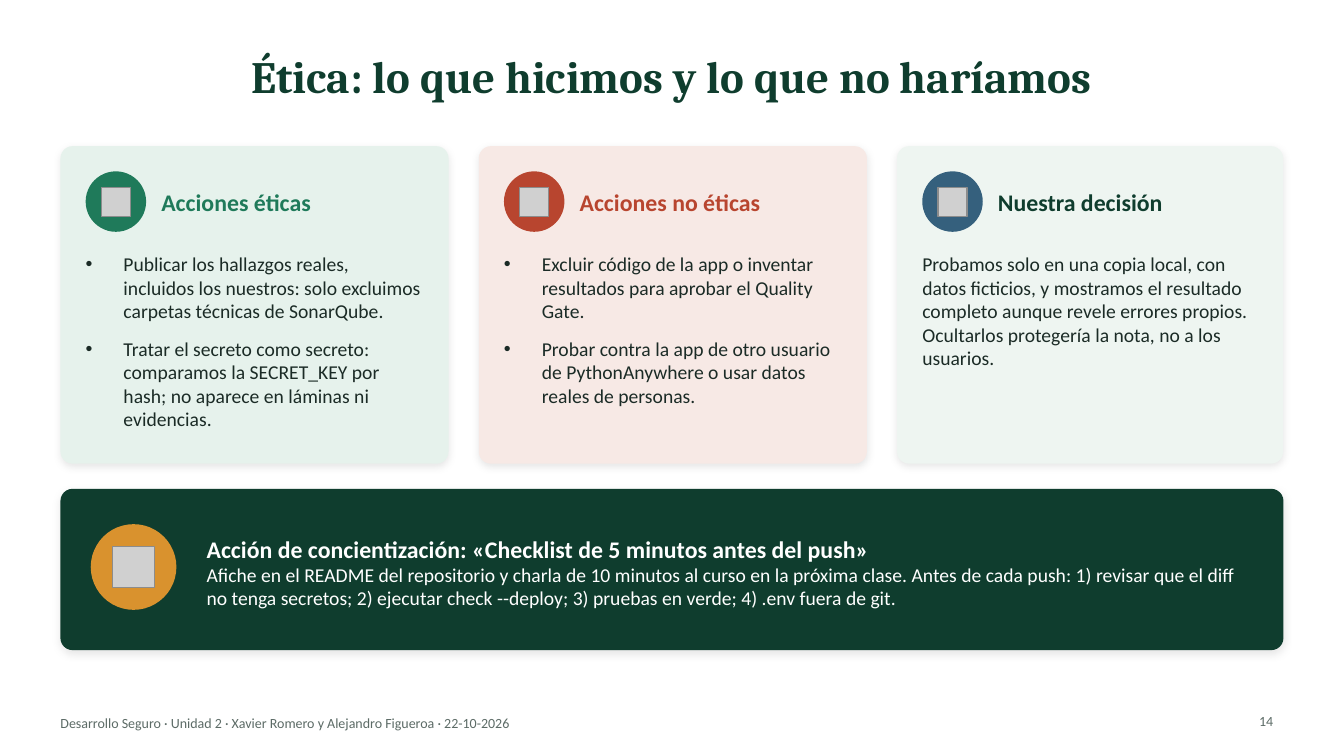
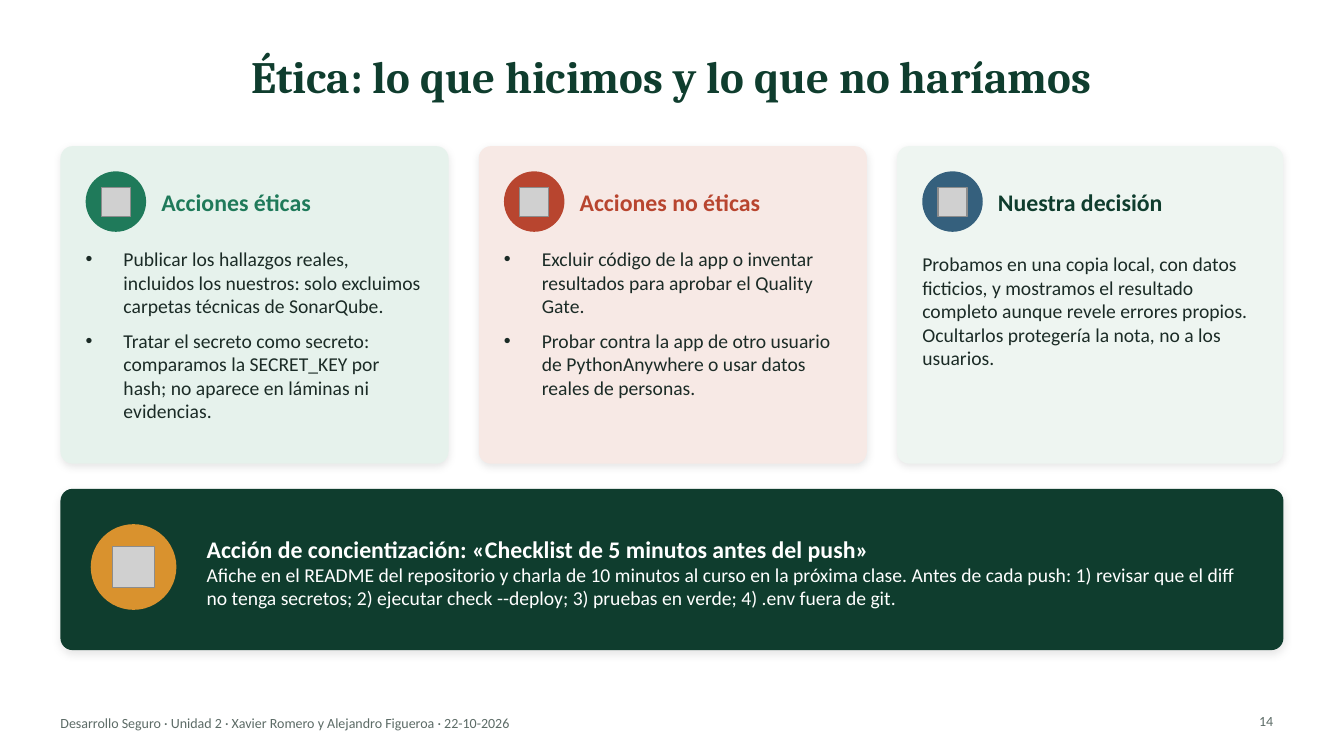
Before and after one commit to xaviiromf/desarrollo-seguro-10-09, a slide deck: slide 14 of evaluacion_u2/Presentacion_U2_Desarrollo_Seguro.pptx. Drawn at 1344x756 pixels with LibreOffice and Linux fonts; fonts in the diff are those of the drawing; grey boxes stand for pictures. Boxes give left, top, right and bottom in pixels: in the first picture for what was removed or moved away, otherwise in the second. Text is boxed around its words. In the diff, an @@ line names an element or a change of style, - is before the commit and + after.

```diff
--- a/evaluacion_u2/Presentacion_U2_Desarrollo_Seguro.pptx
+++ b/evaluacion_u2/Presentacion_U2_Desarrollo_Seguro.pptx
@@ text "Publicar los hallazgos reales, incluidos ..." at (123,252,421,418): less space between paragraphs @@
@@ text "Excluir código de la app ..." at (542,252,830,398): less space between paragraphs @@
@@ text at (922,257,1247,365): text changed @@
-Probamos solo en una copia local, con datos ficticios, y mostramos el resultado completo aunque revele errores propios. Ocultarlos protegería la nota, no a los usuarios.
+Probamos en una copia local, con datos ficticios, y mostramos el resultado completo aunque revele errores propios. Ocultarlos protegería la nota, no a los usuarios.
```
Also in this commit, not shown: 12 other slides changed, 10 other files.
